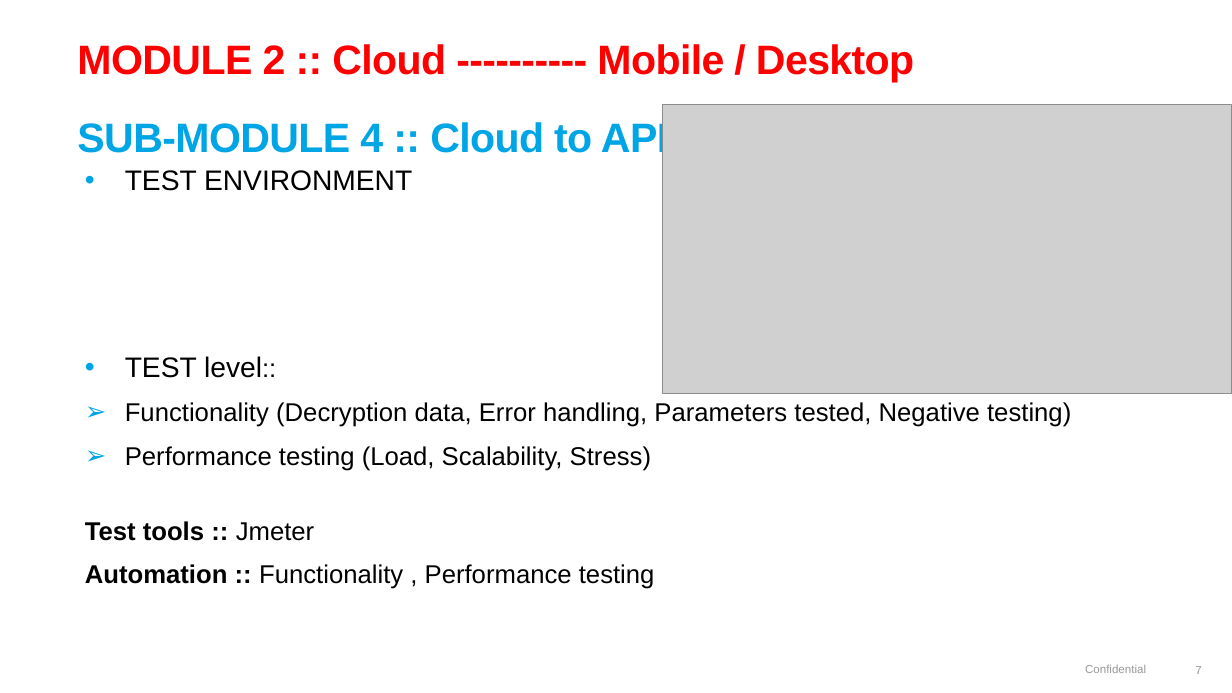
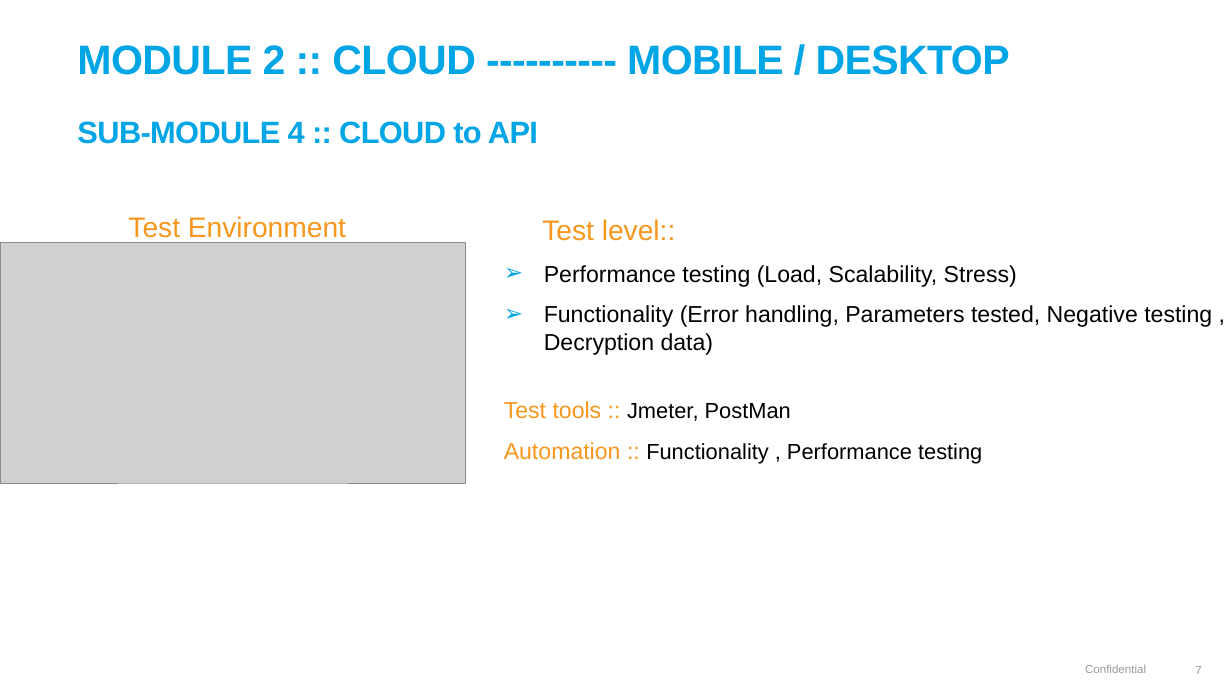
Before and after one commit to lasse1900/test_assignment_30032022, a slide deck: slide 7 of QA SIMULATION PROJECT.pptx. Drawn at 1232x693 pixels with LibreOffice and Linux fonts; fonts in the diff are those of the drawing; grey boxes stand for pictures; background and template pictures are left out. Boxes give left, top, right and bottom in pixels: in the first picture for what was removed or moved away, otherwise in the second. Text is boxed around its words. In the diff, an @@ line names an element or a change of style, - is before the commit and + after.

```diff
--- a/QA SIMULATION PROJECT.pptx
+++ b/QA SIMULATION PROJECT.pptx
@@ title at [77,45,1010,144]: text changed; text colour #FF0000 to #00A5E5 @@
-MODULE 2 :: Cloud ---------- Mobile / Desktop
-SUB-MODULE 4 :: Cloud to API
+MODULE 2 :: CLOUD ---------- MOBILE / DESKTOP
+SUB-MODULE 4 :: CLOUD to API
@@ text "Test level::": place and size @@
-text "Test level::" at [85,170,1071,589]
+text "Test level::" at [504,219,1212,463]
@@ picture removed at [663,104,1232,393] @@
@@ text added at [128,216,346,243], 22 pt, text #F8971D @@
+Test Environment
@@ text at [542,219,676,241]: text changed; size 20 to 22 pt; text colour #000000 to #F8971D @@
-• TEST ENVIRONMENT
-• TEST level::
-➢ Functionality (Decryption data, Error handling, Parameters tested, Negative testing)
+Test level::
@@ picture added at [0,242,466,482] @@
@@ text at [504,265,1017,463]: size 20 to 18 pt in "Performance testing (Load, Scalability, Stress)", "Automation ::"; size 20 to 17 pt in "Functionality , Performance testing"; text colour #000000 to #F8971D, bold off in "Automation ::" @@
@@ text at [504,305,1212,421]: text changed; size 20 to 18 pt; bold off @@
-Test tools :: Jmeter
+➢ Functionality (Error handling, Parameters tested, Negative testing , Decryption data)
+Test tools :: Jmeter, PostMan
```
Also in this commit, not shown: 10 other slides changed, 1 other file.
